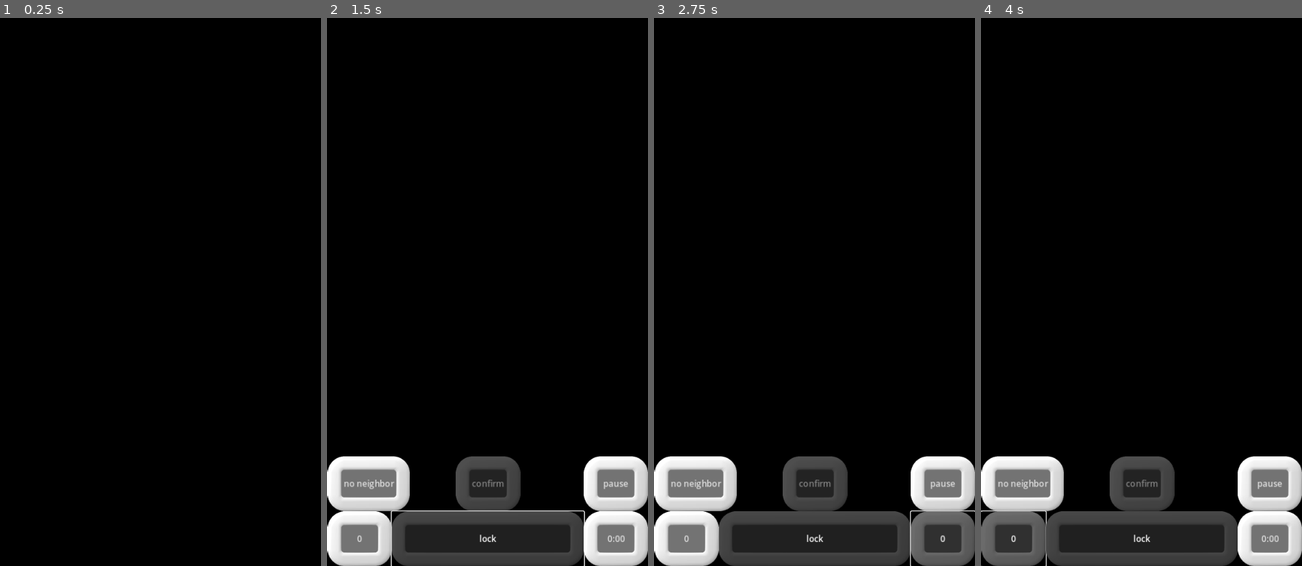
Above: before the commit, frames 1-4 (left to right).
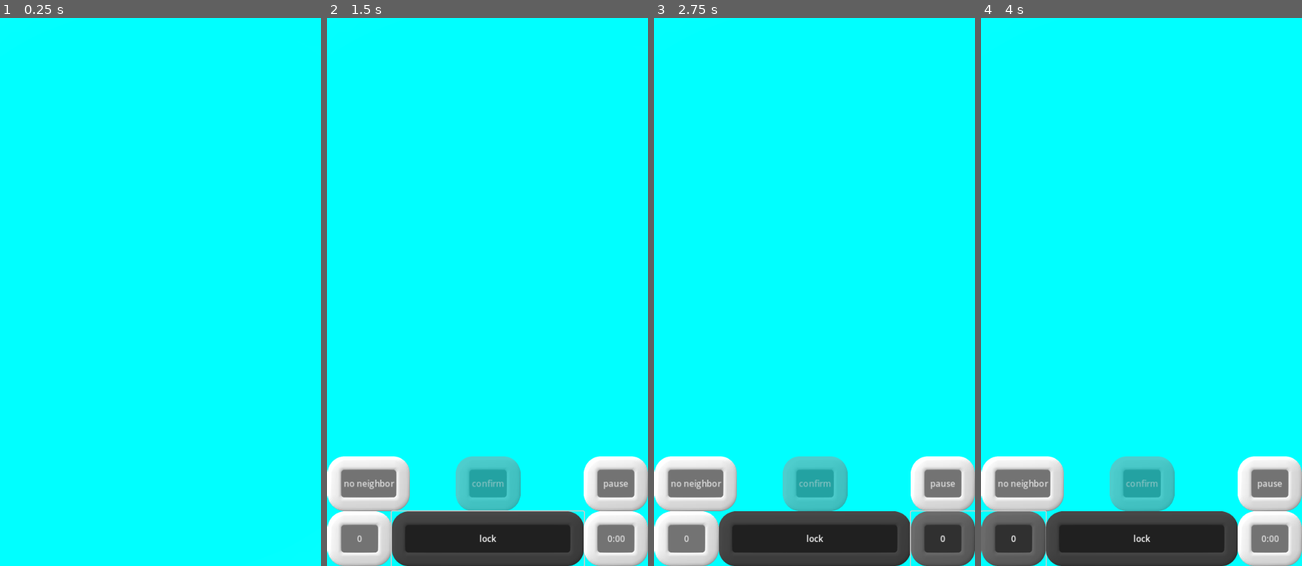
Above: after the commit, the same moments.

Repository: WalynC/sphereSweeperGodot
Game: Godot game, scene res://mainScenes/game.tscn
Same seed, same stepped clock (60 frames per second), same inputs: the game is played once before the commit and once after it.
Inputs:
- Up to frame 1 (0.25 s): no input
- Up to frame 2 (1.5 s): click "0" at 0.5 s; click "lock" at 1.25 s
- Up to frame 3 (2.75 s): click "0:00" at 2 s
- Up to frame 4 (4 s): click "0" at 2.75 s; click "0" at 3.5 s

The runs differ from the first frame. In frame 1, 100% of the frame differs, in the area x 0-100%, y 0-100%; in frame 2, 86%; in frame 3, 86%; in frame 4, 86%.

Commit message:
Begins implementing distance trial

Diff:
--- a/mainScenes/game.tscn
+++ b/mainScenes/game.tscn
@@ -8,6 +8,7 @@
 [ext_resource type="PackedScene" uid="uid://rwawmt27ljkw" path="res://uiScenes/lose_screen.tscn" id="5_ya7ol"]
 [ext_resource type="PackedScene" uid="uid://bwue6rvli2gbi" path="res://uiScenes/win_screen.tscn" id="6_h0wn7"]
 [ext_resource type="Script" path="res://scripts/Controls.gd" id="6_pd3oa"]
+[ext_resource type="Script" path="res://scripts/Trail3D.gd" id="7_7mlrb"]
 [ext_resource type="PackedScene" uid="uid://31bhtpbuqpqp" path="res://uiScenes/game_ui.tscn" id="7_su4m3"]
 [ext_resource type="PackedScene" uid="uid://15o8kkohojx5" path="res://uiScenes/pause_menu.tscn" id="8_6obnv"]
 [ext_resource type="Script" path="res://scripts/Timer.gd" id="8_jmfnr"]
@@ -38,6 +39,21 @@
 [sub_resource type="ArrayMesh" id="ArrayMesh_53dkf"]
 
 [sub_resource type="ArrayMesh" id="ArrayMesh_oukfc"]
+
+[sub_resource type="StandardMaterial3D" id="StandardMaterial3D_0212r"]
+billboard_mode = 1
+use_particle_trails = true
+
+[sub_resource type="RibbonTrailMesh" id="RibbonTrailMesh_b4b35"]
+material = SubResource("StandardMaterial3D_0212r")
+shape = 0
+
+[sub_resource type="StandardMaterial3D" id="StandardMaterial3D_oxpbe"]
+transparency = 1
+blend_mode = 1
+cull_mode = 2
+shading_mode = 0
+vertex_color_use_as_albedo = true
 
 [sub_resource type="StandardMaterial3D" id="StandardMaterial3D_fihdx"]
 transparency = 1
@@ -71,6 +87,7 @@
 [node name="WorldPivot" type="Node3D" parent="."]
 
 [node name="board" type="MeshInstance3D" parent="WorldPivot"]
+visible = false
 material_override = ExtResource("2_wc7oy")
 cast_shadow = 0
 mesh = SubResource("ArrayMesh_jt1kb")
@@ -83,6 +100,7 @@
 
 [node name="icosphere" type="MeshInstance3D" parent="WorldPivot"]
 transform = Transform3D(1.01, 0, 0, 0, 1.01, 0, 0, 0, 1.01, 0, 0, 0)
+visible = false
 sorting_offset = 1.0
 material_override = ExtResource("3_3hapr")
 cast_shadow = 0
@@ -91,6 +109,7 @@
 
 [node name="glowsphere" type="MeshInstance3D" parent="WorldPivot"]
 transform = Transform3D(1.0201, 0, 0, 0, 1.0201, 0, 0, 0, 1.0201, 0, 0, 0)
+visible = false
 sorting_offset = 1.0
 material_override = ExtResource("4_w2e11")
 transparency = 1.0
@@ -102,6 +121,14 @@
 [node name="DirectionalLight3D" type="DirectionalLight3D" parent="WorldPivot"]
 transform = Transform3D(1, 0, 0, 0, -1, 8.74228e-08, 0, -8.74228e-08, -1, 0, 0, 1.62405)
 shadow_enabled = true
+
+[node name="MeshInstance3D" type="MeshInstance3D" parent="WorldPivot"]
+transform = Transform3D(1, 0, 0, 0, 1, 0, 0, 0, 1, 2.50735, 0, 0)
+mesh = SubResource("RibbonTrailMesh_b4b35")
+
+[node name="Trail3D" type="MeshInstance3D" parent="WorldPivot/MeshInstance3D"]
+material_override = SubResource("StandardMaterial3D_oxpbe")
+script = ExtResource("7_7mlrb")
 
 [node name="Timer" type="Node" parent="." node_paths=PackedStringArray("gm")]
 script = ExtResource("8_jmfnr")
--- /dev/null
+++ b/scripts/Trail3D.gd
@@ -0,0 +1,67 @@
+#Original Source: https://www.youtube.com/watch?v=vKrrxKS-lcA
+
+class_name Trail3D extends MeshInstance3D
+
+var _points = []
+var _widths = []
+var _lifePoints = []
+
+@export var _trailEnabled : bool = true
+
+@export var _fromWidth : float = 0.5
+@export var _toWidth : float = 0.0
+@export_range(0.5, 1.5) var _scaleAcceleration : float = 1.0
+
+@export var _motionDelta : float = 0.1
+@export var _lifespan : float = 1
+
+@export var _startColor : Color = Color(1,1,1,1)
+@export var _endColor : Color = Color(1,1,1,0)
+
+var _oldPos : Vector3
+
+func _ready():
+	_oldPos = get_global_transform().origin
+	mesh = ImmediateMesh.new()
+
+func AppendPoint():
+	_points.append(get_global_transform().origin)
+	_widths.append([
+		get_global_transform().basis.x * _fromWidth,
+		get_global_transform().basis.x * _fromWidth - get_global_transform().basis.x * _toWidth])
+	_lifePoints.append(0.0)
+
+func RemovePoint(i):
+	_points.remove_at(i)
+	_widths.remove_at(i)
+	_lifePoints.remove_at(i)
+
+func _process(delta):
+	if (_oldPos - get_global_transform().origin).length() > _motionDelta and _trailEnabled:
+		AppendPoint()
+		_oldPos = get_global_transform().origin
+	var p = 0
+	var max_points = _points.size()
+	while p < max_points:
+		_lifePoints[p] += delta
+		if _lifePoints[p] > _lifespan:
+			RemovePoint(p)
+			p-=1
+			if (p < 0):p=0
+		max_points = _points.size()
+		p += 1
+	mesh.clear_surfaces()
+	if _points.size() < 2: return
+	mesh.surface_begin(Mesh.PRIMITIVE_TRIANGLE_STRIP)
+	for i in range(_points.size()):
+		var t = float(i) / (_points.size() - 1.0)
+		var currColor = _startColor.lerp(_endColor, 1-t)
+		mesh.surface_set_color(currColor)
+		var currWidth = _widths[i][0] - pow(1-t, _scaleAcceleration) * _widths[i][1]
+		var t0 = i/_points.size()
+		var t1 = t
+		mesh.surface_set_uv(Vector2(t0, 0))
+		mesh.surface_add_vertex(to_local(_points[i]+currWidth))
+		mesh.surface_set_uv(Vector2(t1, 1))
+		mesh.surface_add_vertex(to_local(_points[i]-currWidth))
+	mesh.surface_end()
Not shown: 1 places in mainScenes/game.tscn that only renumber resources
